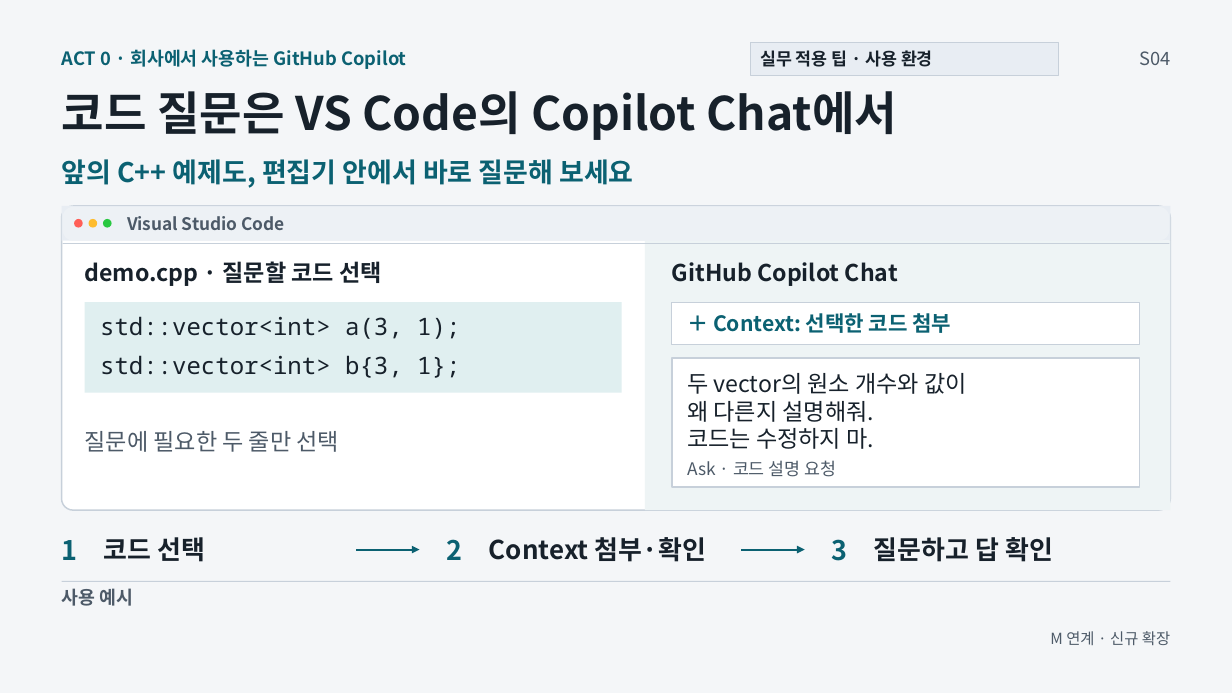
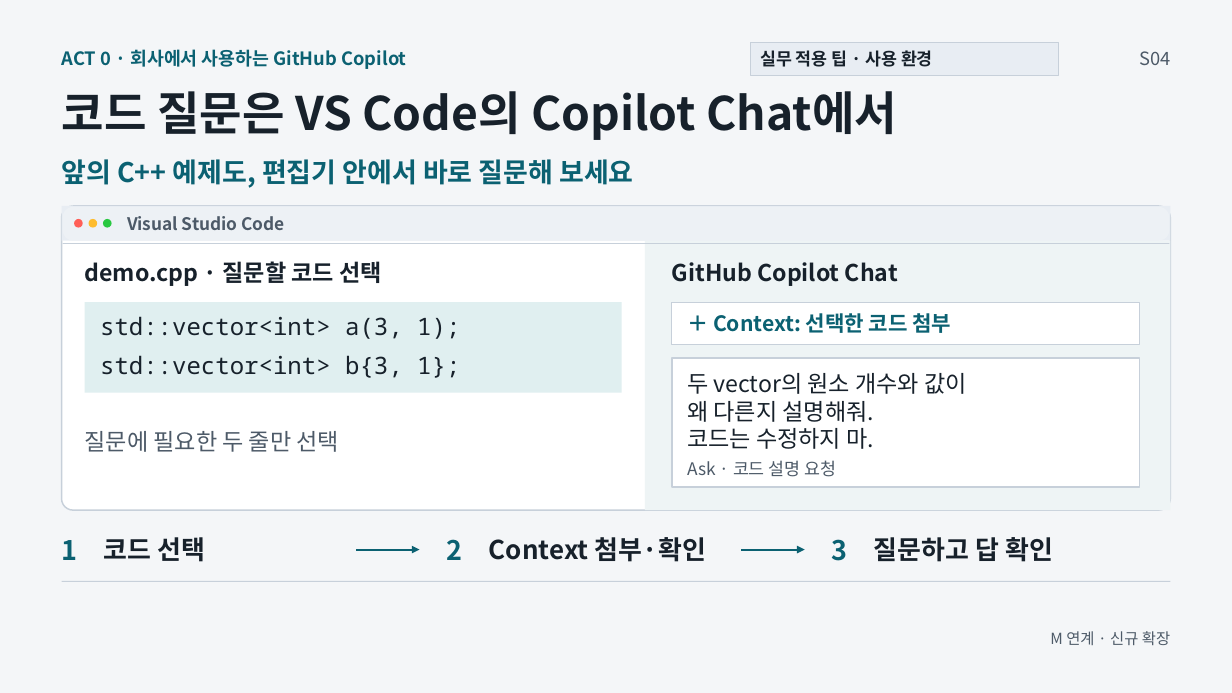
Before and after one commit to GideokKim/ai-dev-training, a slide deck: slide 4 of production/ACT_0.pptx. Drawn at 1232x693 pixels with LibreOffice and Linux fonts; fonts in the diff are those of the drawing. Boxes give left, top, right and bottom in pixels: in the first picture for what was removed or moved away, otherwise in the second. Text is boxed around its words. In the diff, an @@ line names an element or a change of style, - is before the commit and + after.

```diff
--- a/production/ACT_0.pptx
+++ b/production/ACT_0.pptx
@@ text removed at [62, 588, 133, 606] @@
-사용 예시
```
Also in this commit, not shown: 2 other slides changed, 22 other files.
